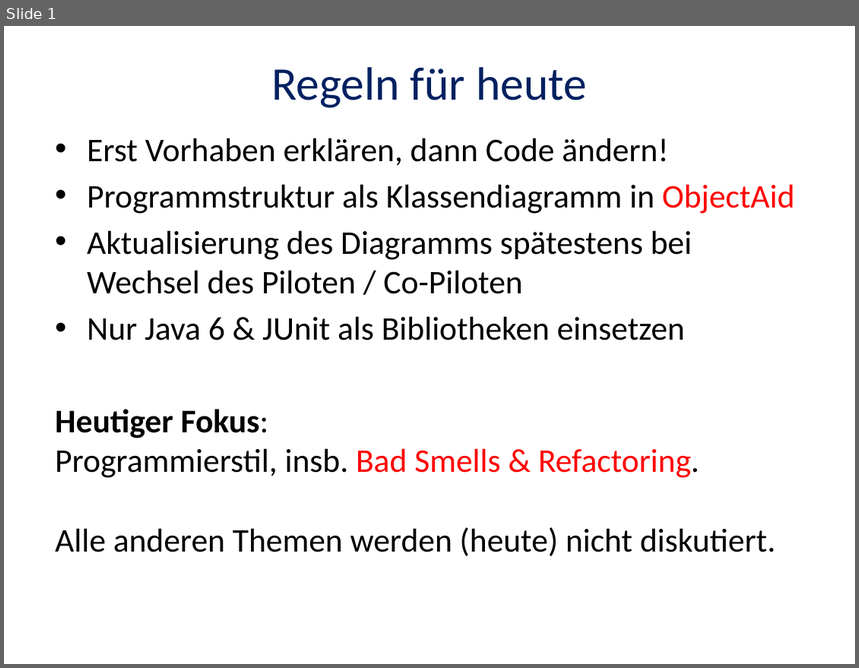
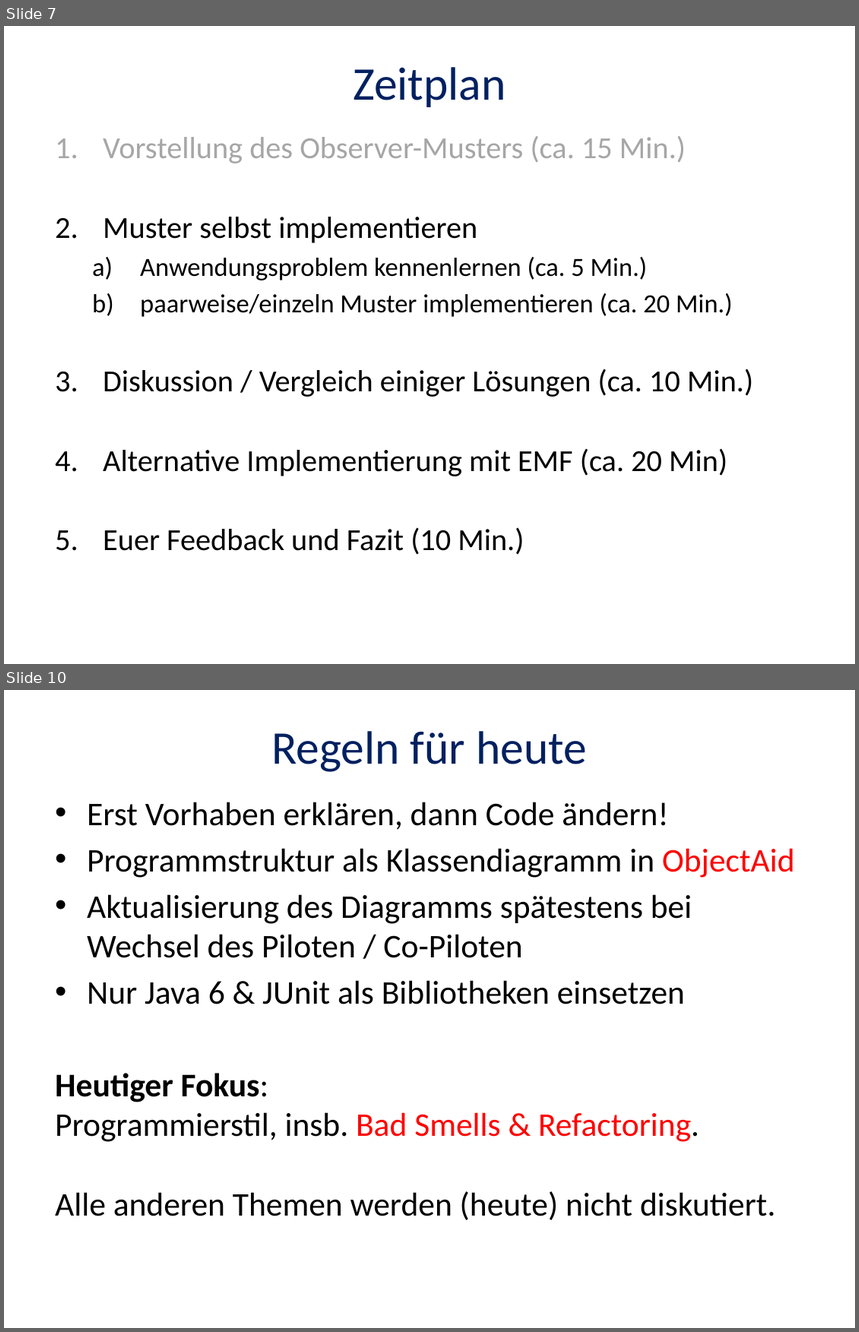
Before and after one commit to itbastian/CodingDojoDPA, a slide deck: Observer/Coding-Dojo-2015-05-06.pptx. Shown one above the other, each under a label of ours: slide 1 before the commit, slides 7 and 10 after it; the slides between them are not shown. The pictures are 859x668 and 859x1332 pixels, drawn with LibreOffice and Linux fonts; fonts in the diff are those of the drawing. Boxes give left, top, right and bottom in pixels: in the first picture for what was removed or moved away, otherwise in the second. Text is boxed around its words. In the diff, an @@ line names an element or a change of style, - is before the commit and + after.

```diff
--- a/Observer/Coding-Dojo-2015-05-06.pptx
+++ b/Observer/Coding-Dojo-2015-05-06.pptx
@@ slide 7 added at (4, 26, 855, 664), background #FFFFFF @@
@@ title added at (353, 67, 506, 107), 39.6 pt, text #002060 @@
+Zeitplan
@@ text added at (103, 136, 753, 555), 25.9 pt, text #000000 @@
+1. Vorstellung des Observer-Musters (ca. 15 Min.)
+2. Muster selbst implementieren
+  a) Anwendungsproblem kennenlernen (ca. 5 Min.)
+  b) paarweise/einzeln Muster implementieren (ca. 20 Min.)
+3. Diskussion / Vergleich einiger Lösungen (ca. 10 Min.)
+4. Alternative Implementierung mit EMF (ca. 20 Min)
+5. Euer Feedback und Fazit (10 Min.)
@@ what was slide 1 is now slide 10 @@
```
Also in this commit, not shown: 1 slide changed, 7 other slides added, 15 slides removed, 2 other files.
